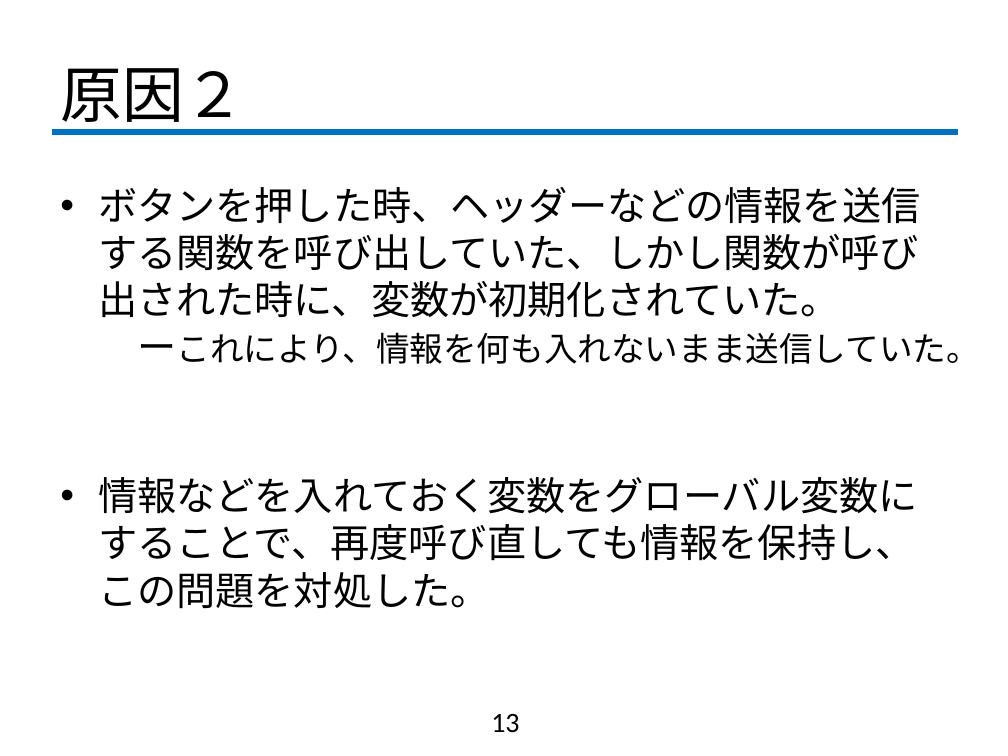
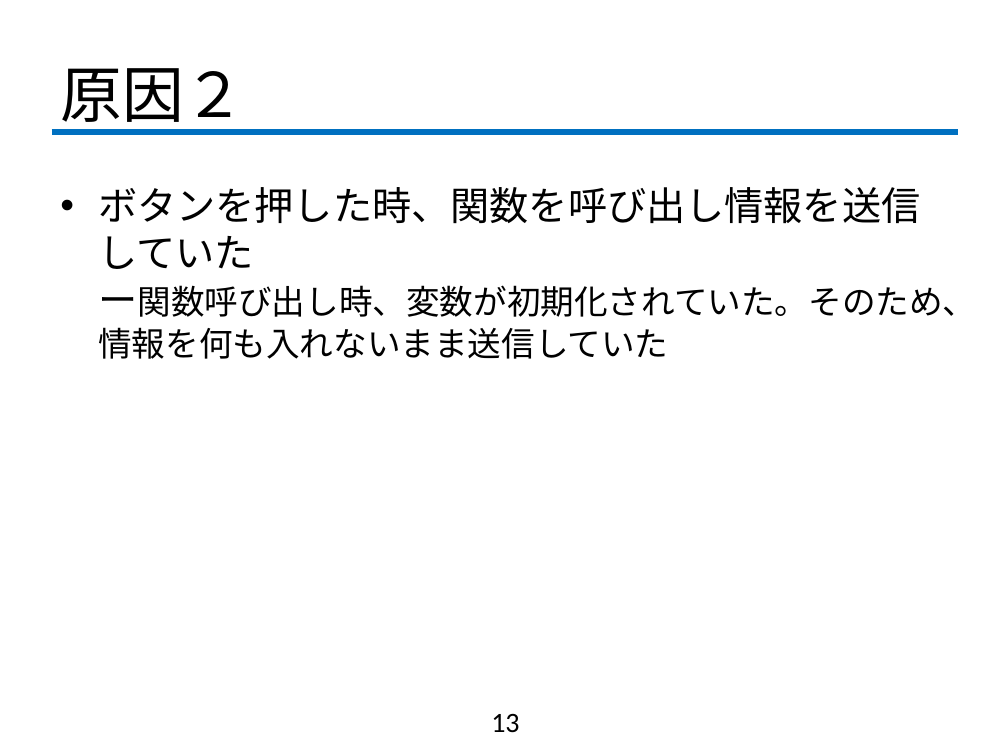
Before and after one commit to fujiLabo/fuji_simu, a slide deck: slide 13 of 1203(suga)進捗.pptx. Drawn at 1008x756 pixels with LibreOffice and Linux fonts; fonts in the diff are those of the drawing; background and template pictures are left out. Boxes give left, top, right and bottom in pixels: in the first picture for what was removed or moved away, otherwise in the second. Text is boxed around its words. In the diff, an @@ line names an element or a change of style, - is before the commit and + after.

```diff
--- a/1203(suga)進捗.pptx
+++ b/1203(suga)進捗.pptx
@@ text at [98,187,976,359]: text changed; size 28 to 24 pt @@
-• ボタンを押した時、ヘッダーなどの情報を送信する関数を呼び出していた、しかし関数が呼び出された時に、変数が初期化されていた。
-  ーこれにより、情報を何も入れないまま送信していた。
-• 情報などを入れておく変数をグローバル変数にすることで、再度呼び直しても情報を保持し、この問題を対処した。
+• ボタンを押した時、関数を呼び出し情報を送信していた
+  ー関数呼び出し時、変数が初期化されていた。そのため、情報を何も入れないまま送信していた
```
Also in this commit, not shown: 4 other slides changed, 1 slide added, 5 other files.
